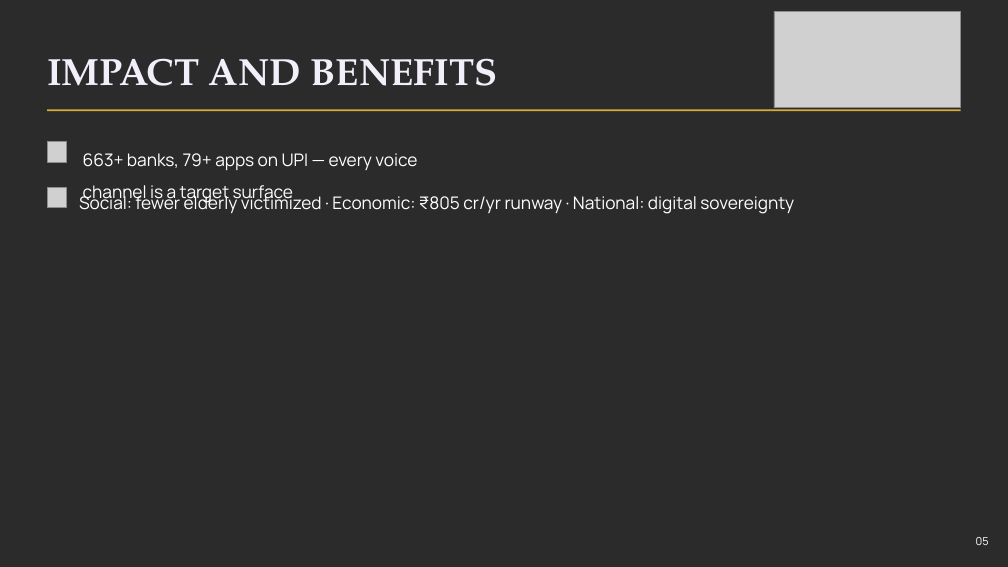
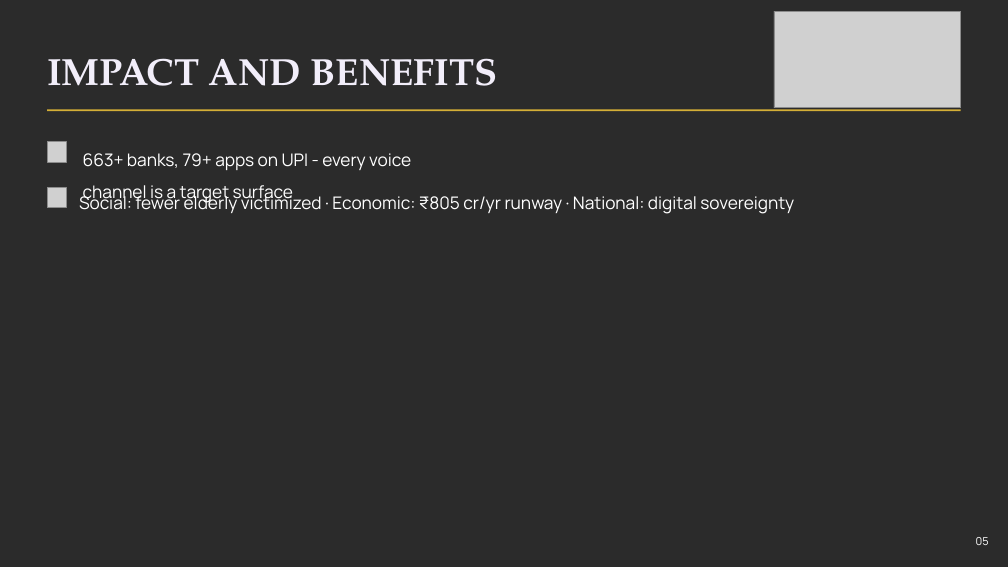
Before and after one commit to harshgounder/eldershield, a slide deck: slide 6 of assets/Kavach_IIC3_deck.pptx. Drawn at 1008x567 pixels with LibreOffice and Linux fonts; fonts in the diff are those of the drawing; grey boxes stand for pictures; background and template pictures are left out; a plain dark background stands for a picture behind light text. Boxes give left, top, right and bottom in pixels: in the first picture for what was removed or moved away, otherwise in the second. Text is boxed around its words. In the diff, an @@ line names an element or a change of style, - is before the commit and + after.

Commit message:
hygiene: strip machine paths and venv refs, remove em dashes from tracked text, fix deck XML dashes (v1/v2)

```diff
--- a/assets/Kavach_IIC3_deck.pptx
+++ b/assets/Kavach_IIC3_deck.pptx
@@ text at [83,153,411,204]: text changed @@
-663+ banks, 79+ apps on UPI — every voice channel is a target surface
+663+ banks, 79+ apps on UPI - every voice channel is a target surface
```
Also in this commit, not shown: 3 other slides changed, 39 other files.
